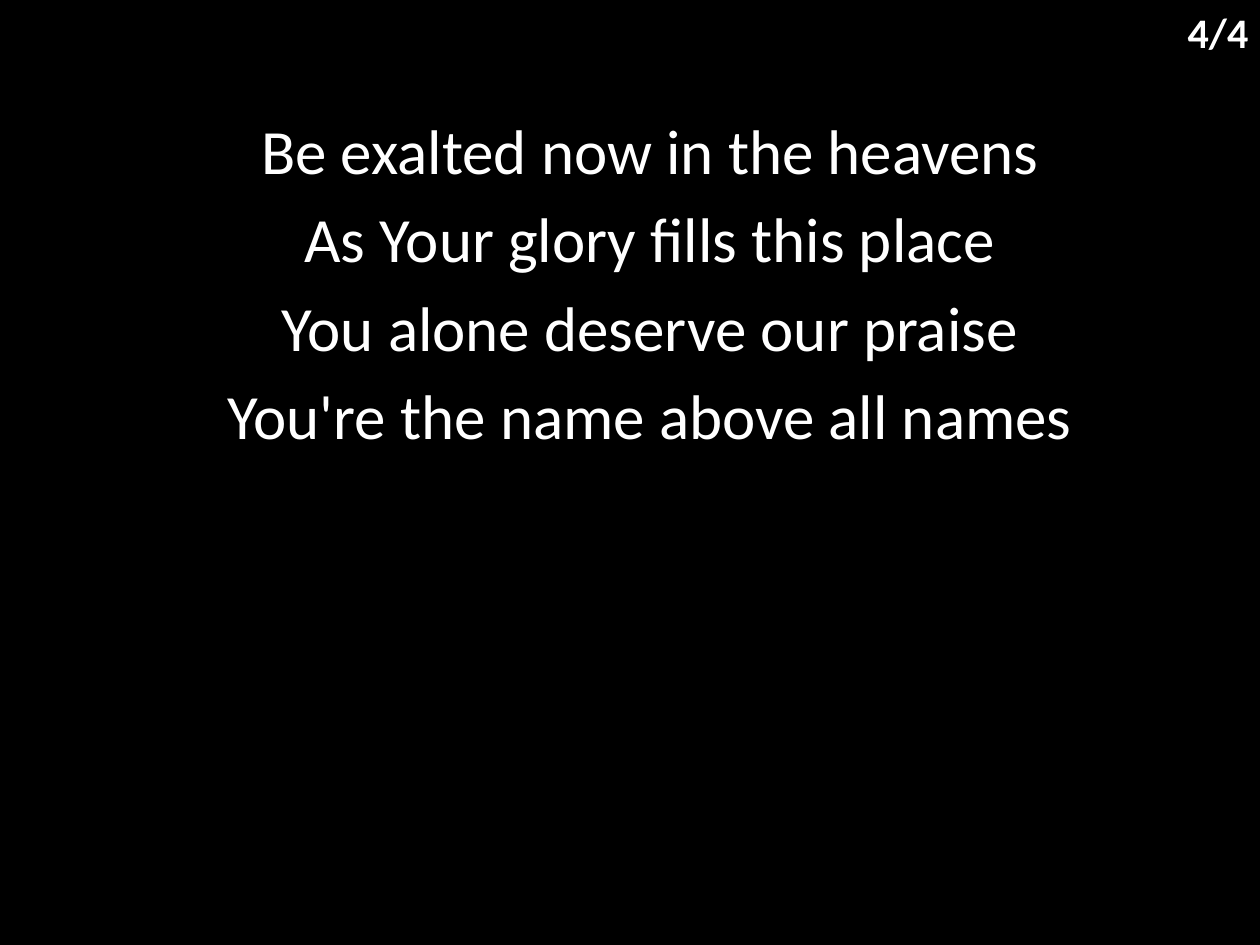
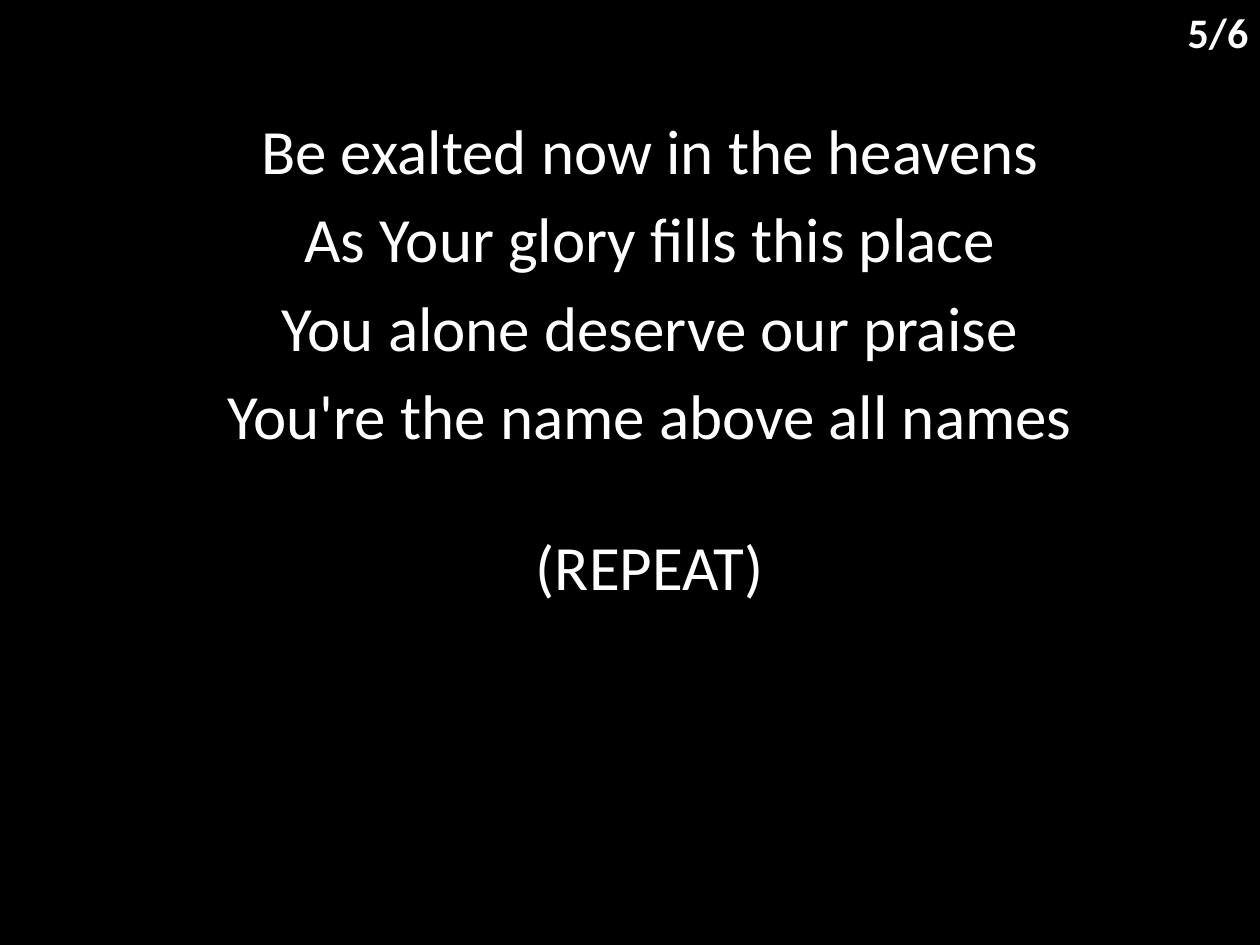
Before and after one commit to hoo-are-ya/worship, a slide deck: slide 6 of docs/songs/worthy.pptx (slide 5 before the commit). Drawn at 1260x945 pixels with LibreOffice and Linux fonts; fonts in the diff are those of the drawing. Boxes give left, top, right and bottom in pixels: in the first picture for what was removed or moved away, otherwise in the second. Text is boxed around its words. In the diff, an @@ line names an element or a change of style, - is before the commit and + after.

```diff
--- a/docs/songs/worthy.pptx
+++ b/docs/songs/worthy.pptx
@@ text at <box>1188,18,1249,50</box>: text changed @@
-4/4
+5/6
@@ subtitle at <box>228,395,1071,599</box>: text changed @@
-You're the name above all names
+You're the name above all names
+(REPEAT)
```
Also in this commit, not shown: 3 other slides changed, 2 slides added, 8 other files.
